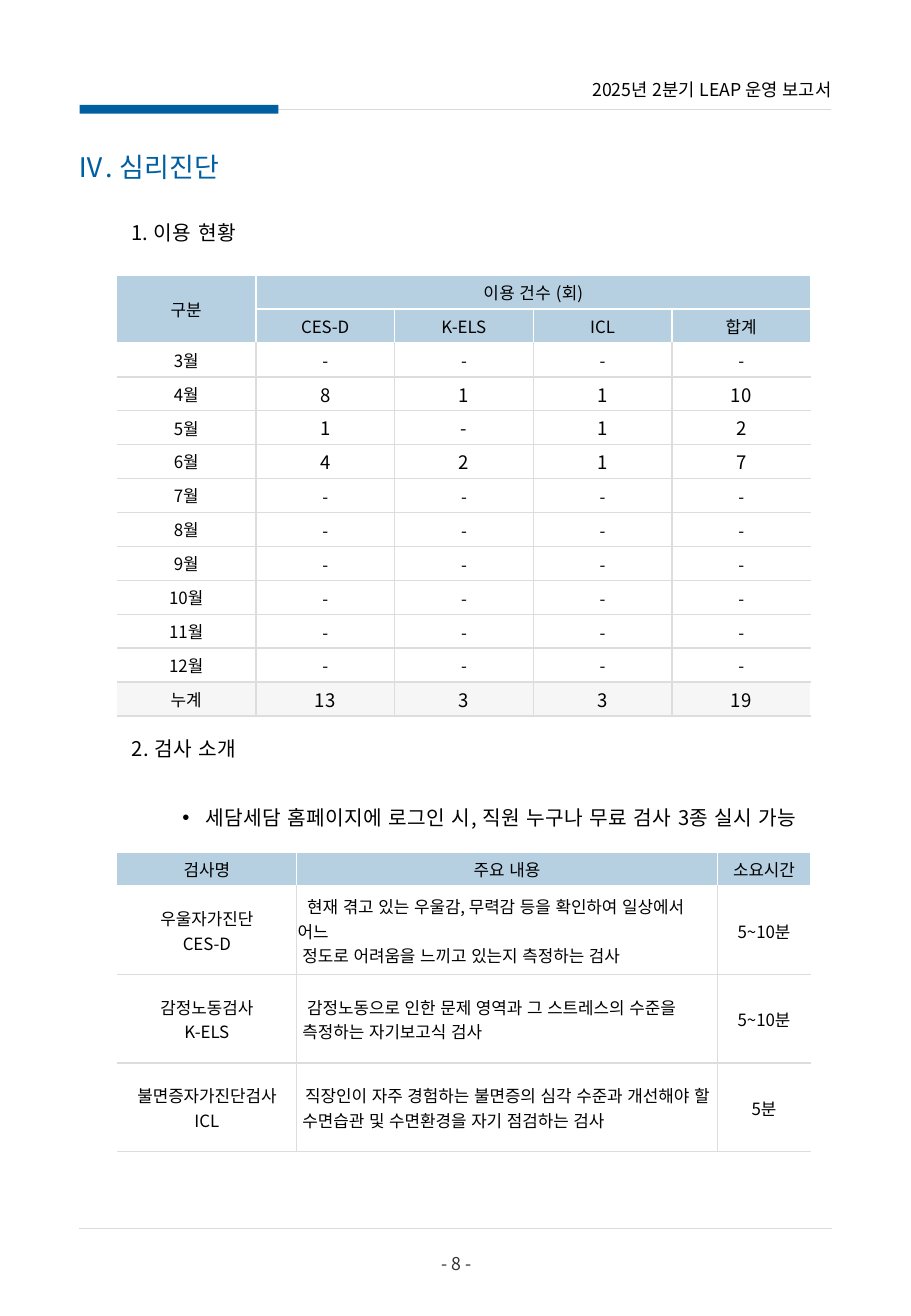
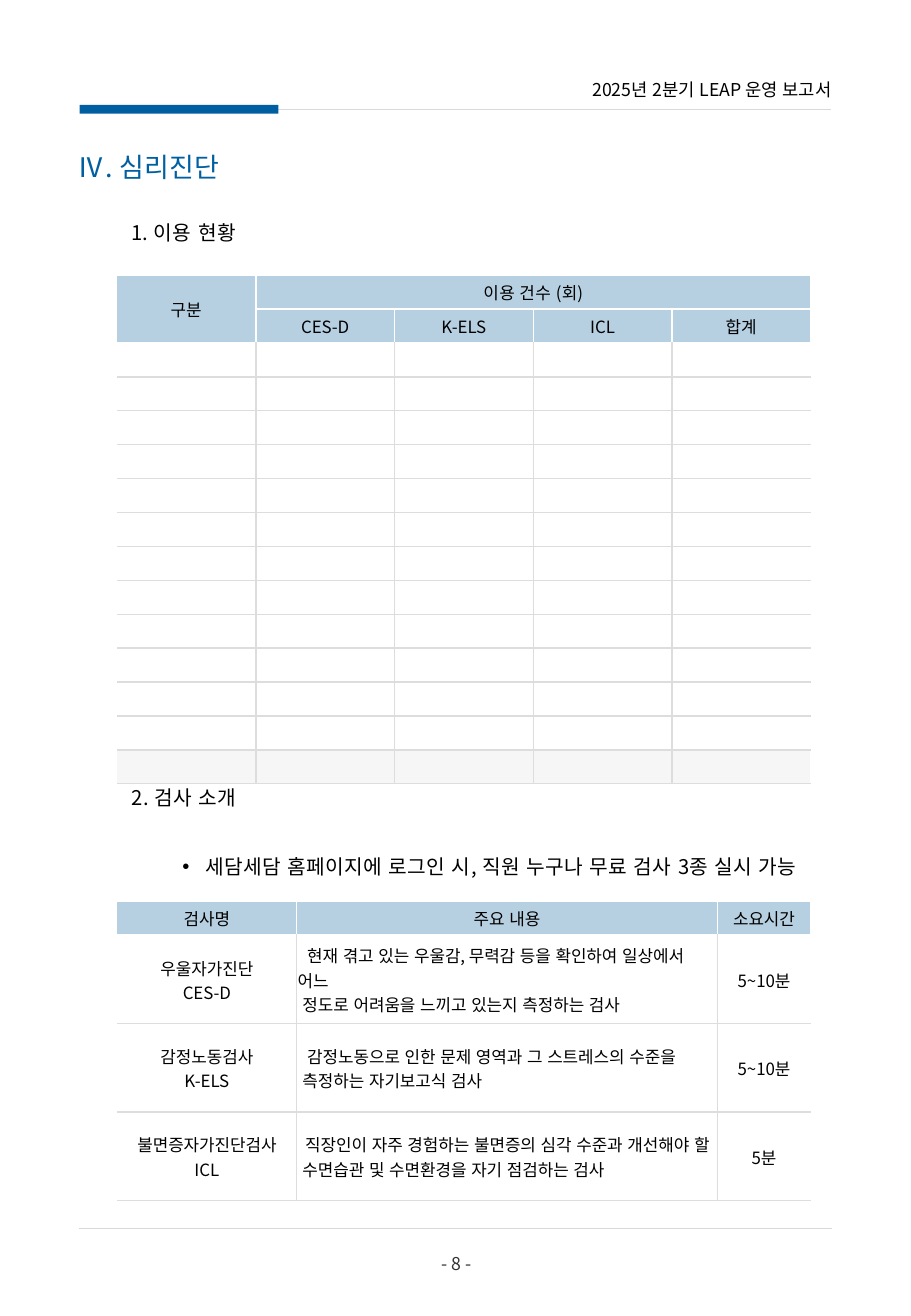
Before and after one commit to addictpark/report, a slide deck: slide 14 of 자동화.pptx. Drawn at 911x1316 pixels with LibreOffice and Linux fonts; fonts in the diff are those of the drawing. Boxes give left, top, right and bottom in pixels: in the first picture for what was removed or moved away, otherwise in the second. Text is boxed around its words. In the diff, an @@ line names an element or a change of style, - is before the commit and + after.

```diff
--- a/자동화.pptx
+++ b/자동화.pptx
@@ table at bbox=[118, 276, 810, 736] @@
-row 3: 3월 | - | - | - | -
-row 4: 4월 | 8 | 1 | 1 | 10
-row 5: 5월 | 1 | - | 1 | 2
-row 6: 6월 | 4 | 2 | 1 | 7
-row 7: 7월 | - | - | - | -
-row 8: 8월 | - | - | - | -
-row 9: 9월 | - | - | - | -
-row 10: 10월 | - | - | - | -
-row 11: 11월 | - | - | - | -
-row 12: 12월 | - | - | - | -
-row 13: 누계 | 13 | 3 | 3 | 19
+row 3:  |  |  |  | 
+row 4:  |  |  |  | 
+row 5:  |  |  |  | 
+row 6:  |  |  |  | 
+row 7:  |  |  |  | 
+row 8:  |  |  |  | 
+row 9:  |  |  |  | 
+row 10:  |  |  |  | 
+row 11:  |  |  |  | 
+row 12:  |  |  |  | 
+row 13:  |  |  |  | 
+row 14:  |  |  |  | 
+row 15:  |  |  |  | 
@@ text "2. 검사 소개": place and size @@
-text "2. 검사 소개" at bbox=[131, 739, 797, 829]
+text "2. 검사 소개" at bbox=[131, 788, 797, 878]
@@ table: place and size @@
-table at bbox=[118, 851, 811, 1152]
+table at bbox=[118, 901, 811, 1201]
```
Also in this commit, not shown: 12 other files.
